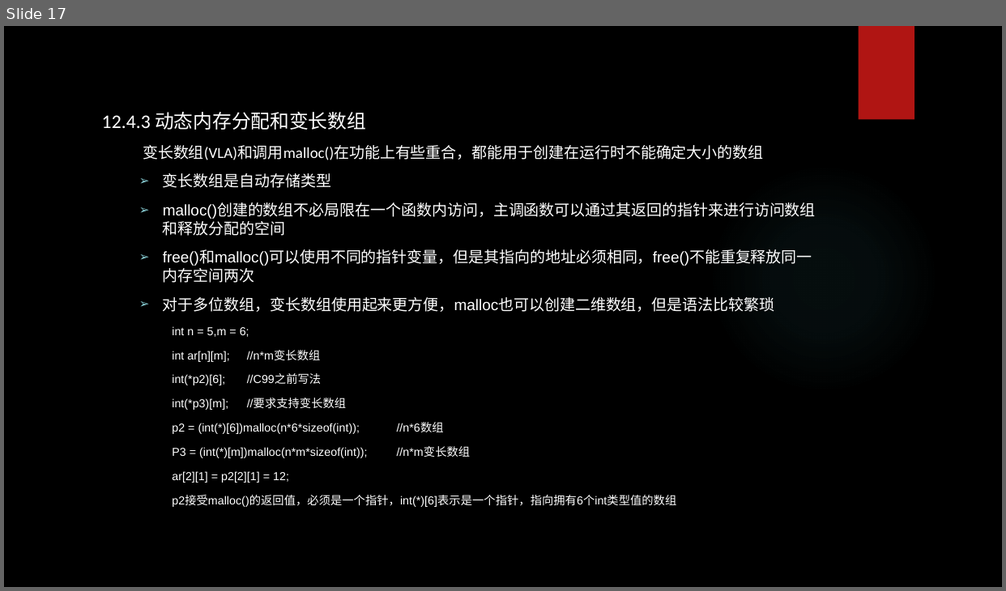
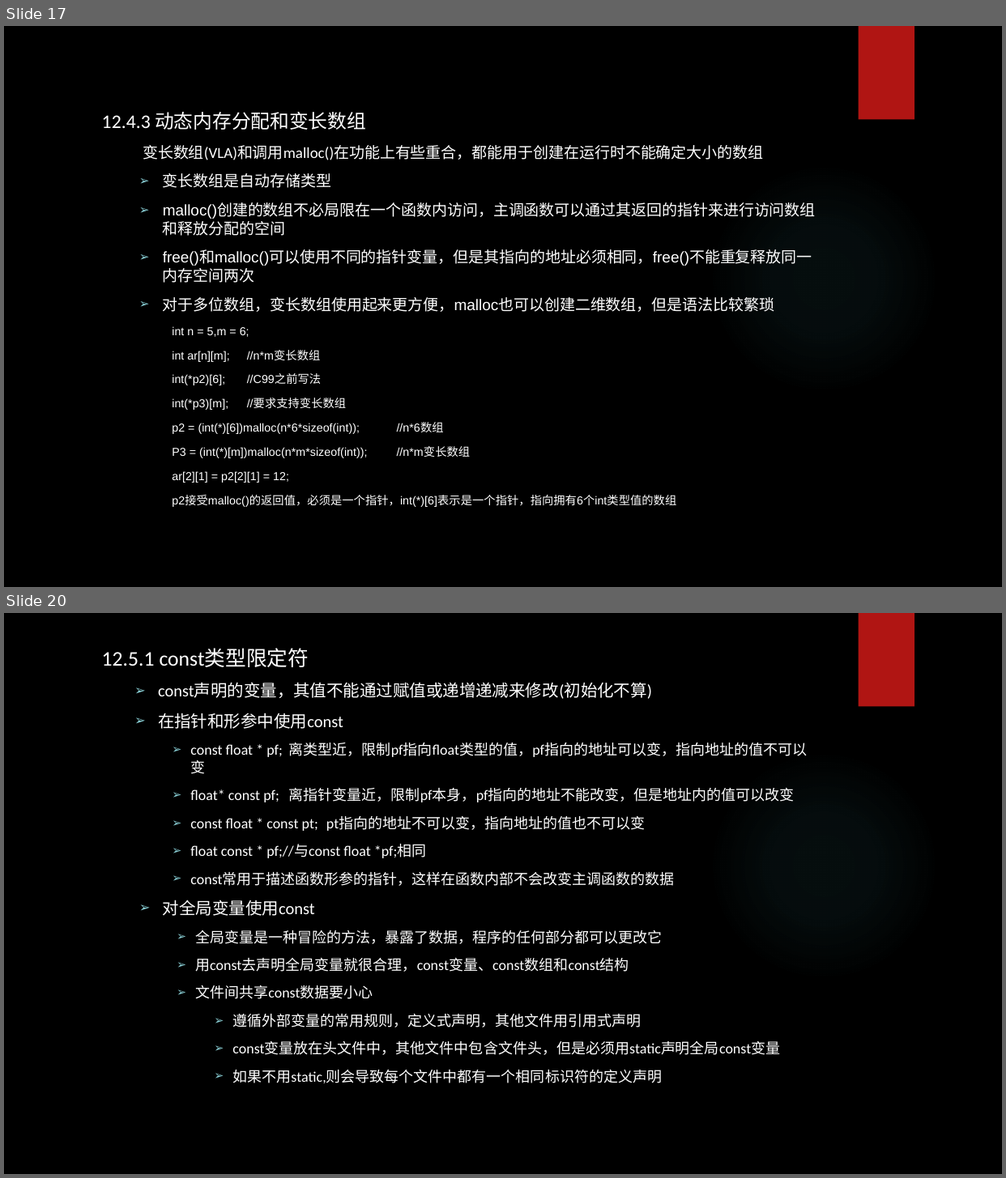
Before and after one commit to tsyin/c_ppt-code, a slide deck: 12存储类别、链接和内存管理.pptx. Shown one above the other, each under a label of ours: slide 17 before the commit, slides 17 and 20 after it; the slides between them are not shown. The pictures are 1006x591 and 1006x1178 pixels, drawn with LibreOffice and Linux fonts; fonts in the diff are those of the drawing; background and template pictures are left out. Boxes give left, top, right and bottom in pixels: in the first picture for what was removed or moved away, otherwise in the second. Text is boxed around its words. In the diff, an @@ line names an element or a change of style, - is before the commit and + after.

```diff
--- a/12存储类别、链接和内存管理.pptx
+++ b/12存储类别、链接和内存管理.pptx
@@ slide 20 added at <box>4,613,1002,1174</box>, background picture (left out); not listed: 2 template elements that a slide beside it also shows @@
@@ text added at <box>102,649,807,1084</box>, 14 pt, text #FFFFFF @@
+12.5.1 const类型限定符
+  ➢ const声明的变量，其值不能通过赋值或递增递减来修改(初始化不算)
+  ➢ 在指针和形参中使用const
+    ➢ const float * pf; 离类型近，限制pf指向float类型的值，pf指向的地址可以变，指向地址的值不可以变
+    ➢ float* const pf; 离指针变量近，限制pf本身，pf指向的地址不能改变，但是地址内的值可以改变
+    ➢ const float * const pt; pt指向的地址不可以变，指向地址的值也不可以变
+    ➢ float const * pf;//与const float *pf;相同
+    ➢ const常用于描述函数形参的指针，这样在函数内部不会改变主调函数的数据
+  ➢ 对全局变量使用const
+    ➢ 全局变量是一种冒险的方法，暴露了数据，程序的任何部分都可以更改它
+    ➢ 用const去声明全局变量就很合理，const变量、const数组和const结构
+    ➢ 文件间共享const数据要小心
+      ➢ 遵循外部变量的常用规则，定义式声明，其他文件用引用式声明
+      ➢ const变量放在头文件中，其他文件中包含文件头，但是必须用static声明全局const变量
+      ➢ 如果不用static,则会导致每个文件中都有一个相同标识符的定义声明
```
Also in this commit, not shown: 1 slide changed, 4 other slides added.
